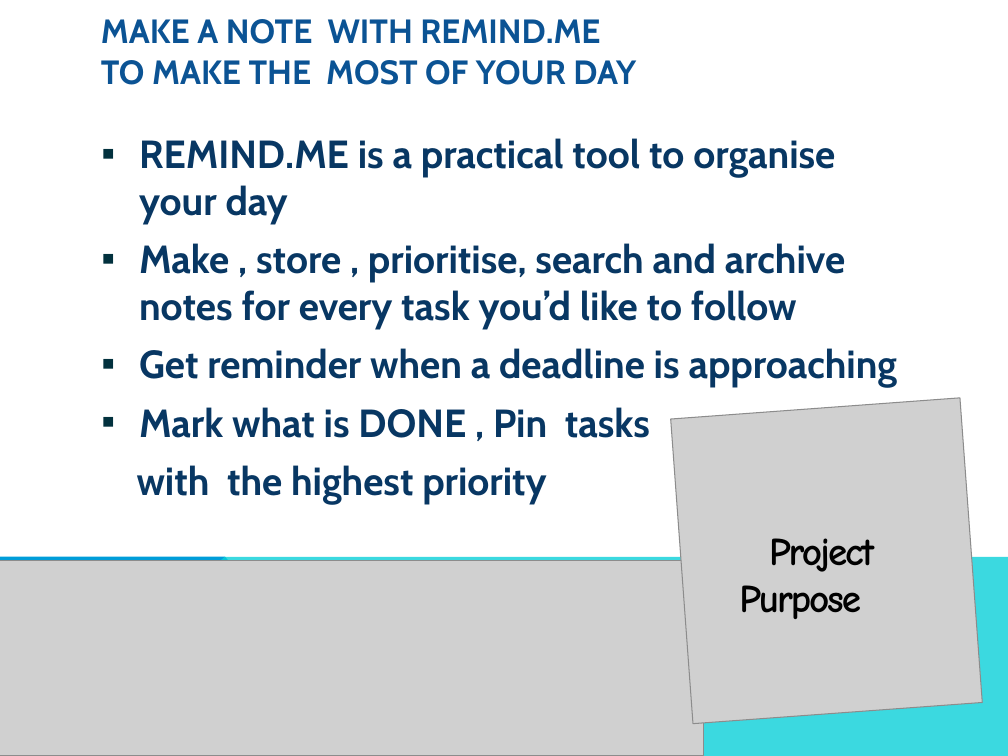
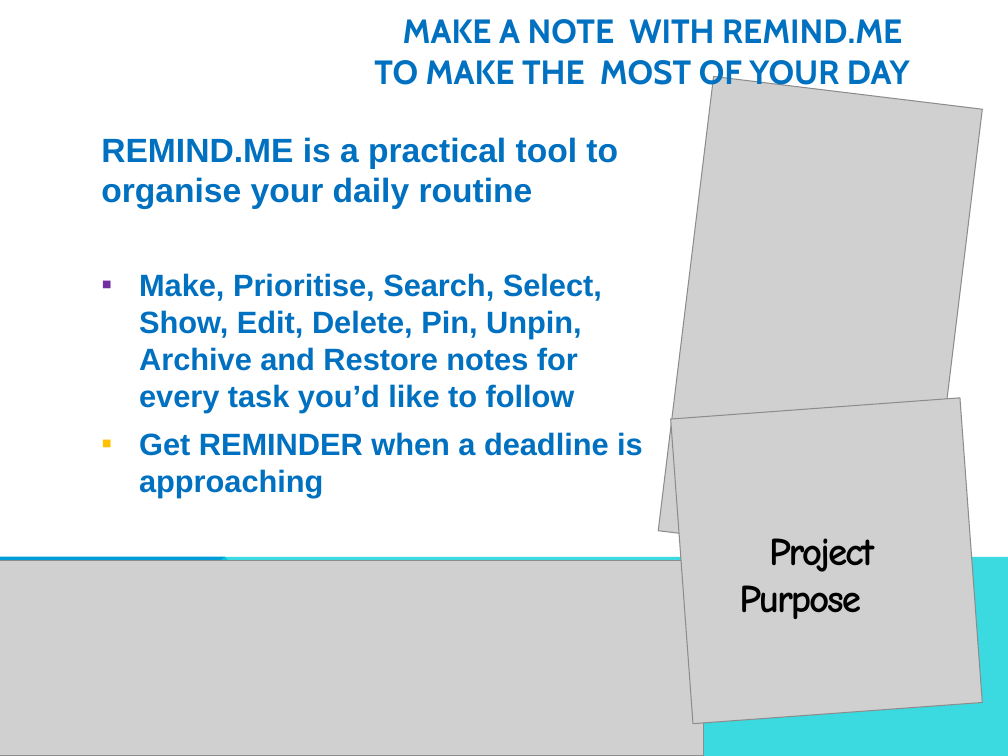
Before and after one commit to Desislava-A/REMINDmeApp, a slide deck: slide 2 of TheVisionTeam--OOP-Remind-me--project-09072018.pptx. Drawn at 1008x756 pixels with LibreOffice and Linux fonts; fonts in the diff are those of the drawing; grey boxes stand for pictures. Boxes give left, top, right and bottom in pixels: in the first picture for what was removed or moved away, otherwise in the second. Text is boxed around its words. In the diff, an @@ line names an element or a change of style, - is before the commit and + after.

```diff
--- a/TheVisionTeam--OOP-Remind-me--project-09072018.pptx
+++ b/TheVisionTeam--OOP-Remind-me--project-09072018.pptx
@@ title "MAKE A NOTE WITH REMIND.ME ..." at (374, 19, 910, 92): text colour #0B5394 to #0070C0; alignment left to right @@
@@ picture added at (658, 76, 982, 563) @@
@@ text at (101, 137, 643, 498): text changed; size 28 to 22 pt; font Cabin to Arial; text colour #083763 to #0070C0 @@
-▪ REMIND.ME is a practical tool to organise your day
-▪ Make , store , prioritise, search and archive notes for every task you’d like to follow
-▪ Get reminder when a deadline is approaching
-▪ Mark what is DONE , Pin tasks
-with the highest priority
+REMIND.ME is a practical tool to organise your daily routine
+▪ Make, Prioritise, Search, Select, Show, Edit, Delete, Pin, Unpin, Archive and Restore notes for every task you’d like to follow
+▪ Get REMINDER when a deadline is approaching
```
Also in this commit, not shown: 5 other slides changed, 2 slides added, 30 other files.
